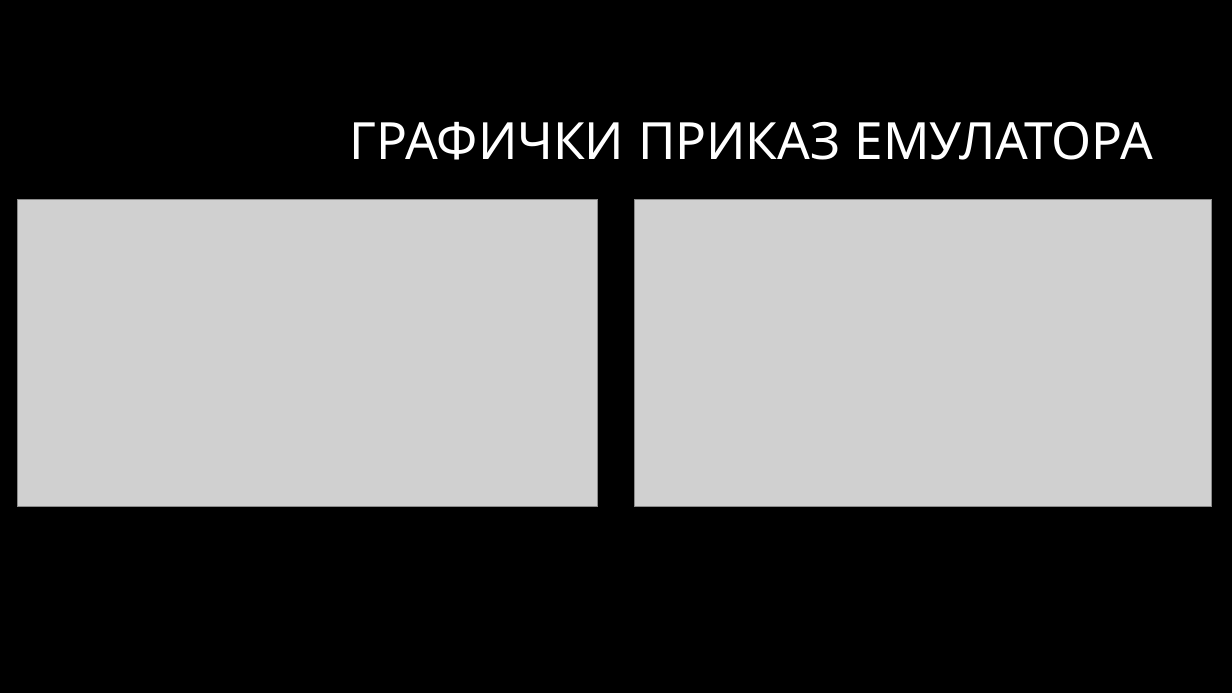
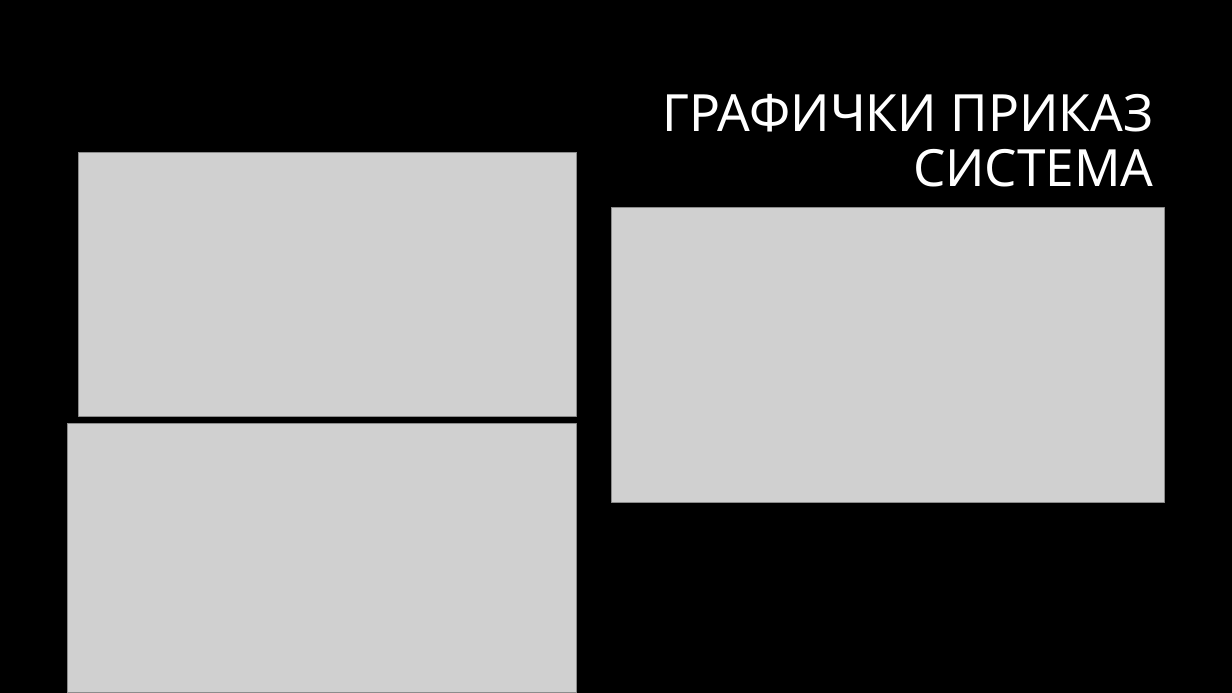
Before and after one commit to markokujundzic/CHIP8, a slide deck: slide 5 of doc/diplomski.pptx (slide 8 before the commit). Drawn at 1232x693 pixels with LibreOffice and Linux fonts; fonts in the diff are those of the drawing; grey boxes stand for pictures; background and template pictures are left out. Boxes give left, top, right and bottom in pixels: in the first picture for what was removed or moved away, otherwise in the second. Text is boxed around its words. In the diff, an @@ line names an element or a change of style, - is before the commit and + after.

```diff
--- a/doc/diplomski.pptx
+++ b/doc/diplomski.pptx
@@ title at box(662, 94, 1153, 187): text changed @@
-ГРАФИЧКИ ПРИКАЗ ЕМУЛАТОРА
+ГРАФИЧКИ ПРИКАЗ СИСТЕМА
@@ picture: place and size @@
-picture at box(18, 200, 598, 507)
+picture at box(79, 152, 577, 416)
@@ picture: place and size @@
-picture at box(634, 200, 1212, 507)
+picture at box(612, 208, 1165, 503)
@@ picture added at box(67, 424, 578, 693) @@
```
Also in this commit, not shown: 4 other slides changed, 5 slides removed, 5 other files.
